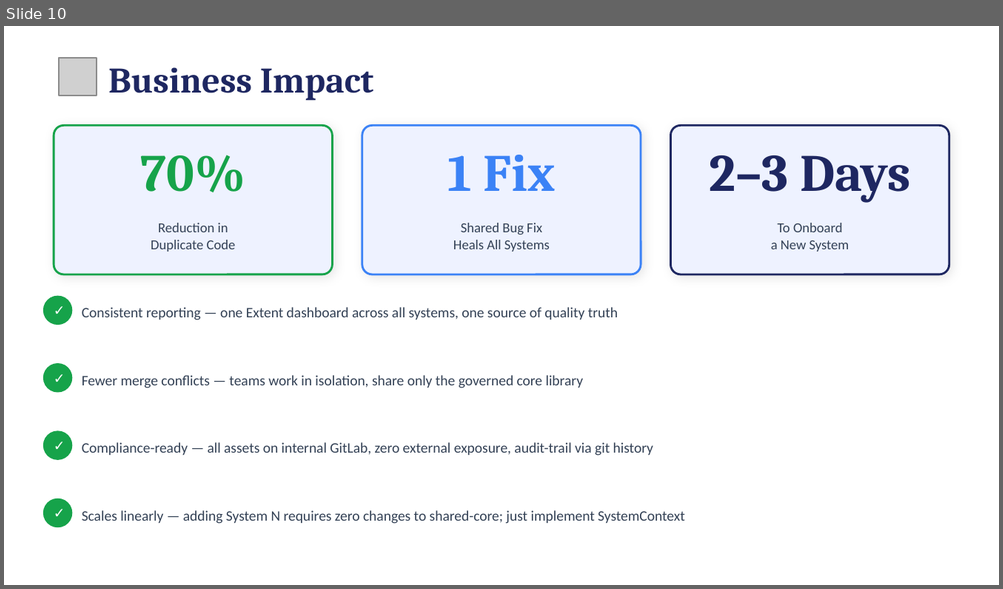
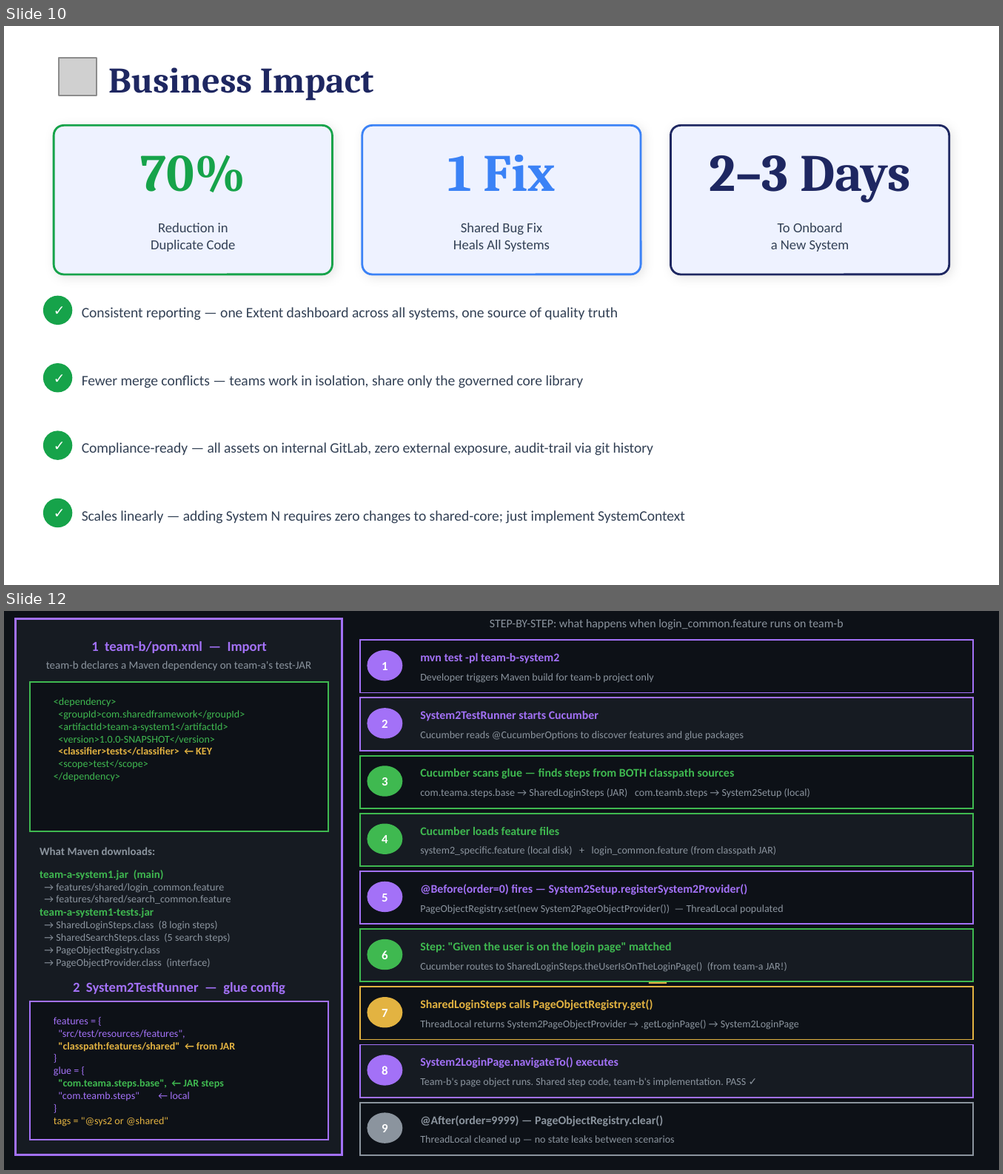
Before and after one commit to achaljoshi/shared-automation-repo, a slide deck: shared-automation-framework-presentation.pptx. Shown one above the other, each under a label of ours: slide 10 before the commit, slides 10 and 12 after it; the slides between them are not shown. The pictures are 1003x589 and 1003x1174 pixels, drawn with LibreOffice and Linux fonts; fonts in the diff are those of the drawing; grey boxes stand for pictures. Boxes give left, top, right and bottom in pixels: in the first picture for what was removed or moved away, otherwise in the second. Text is boxed around its words. In the diff, an @@ line names an element or a change of style, - is before the commit and + after.

```diff
--- a/shared-automation-framework-presentation.pptx
+++ b/shared-automation-framework-presentation.pptx
@@ slide 12 added at (x1=4, y1=611, x2=999, y2=1170), background #FFFFFF @@
@@ rectangle added at (x1=4, y1=611, x2=999, y2=1170), fill #0D1117 @@
@@ rectangle added at (x1=16, y1=619, x2=342, y2=1156), fill #161B22, outline #A371F7 1.5 pt @@
@@ text added at (x1=91, y1=641, x2=267, y2=653), 10 pt, text #A371F7, bold @@
+1 team-b/pom.xml — Import
@@ text added at (x1=46, y1=661, x2=311, y2=671), 8 pt, text #8B949E @@
+team-b declares a Maven dependency on team-a's test-JAR
@@ rectangle added at (x1=30, y1=683, x2=328, y2=832), fill #0D1117, outline #3FB950 1 pt @@
@@ text added at (x1=54, y1=698, x2=244, y2=781), 7.5 pt, text #3FB950 @@
+<dependency>
+<groupId>com.sharedframework</groupId>
+<artifactId>team-a-system1</artifactId>
+<version>1.0.0-SNAPSHOT</version>
+<classifier>tests</classifier> ← KEY
+<scope>test</scope>
+</dependency>
@@ text added at (x1=40, y1=847, x2=155, y2=855), 8 pt, text #8B949E, bold @@
+What Maven downloads:
@@ text added at (x1=40, y1=870, x2=230, y2=968), 7.5 pt, text #8B949E @@
+team-a-system1.jar (main)
+→ features/shared/login_common.feature
+→ features/shared/search_common.feature
+team-a-system1-tests.jar
+→ SharedLoginSteps.class (8 login steps)
+→ SharedSearchSteps.class (5 search steps)
+→ PageObjectRegistry.class
+→ PageObjectProvider.class (interface)
@@ text added at (x1=73, y1=982, x2=285, y2=994), 10 pt, text #A371F7, bold @@
+2 System2TestRunner — glue config
@@ rectangle added at (x1=649, y1=980, x2=666, y2=984), fill #E3B341 @@
@@ rectangle added at (x1=30, y1=1002, x2=328, y2=1140), fill #0D1117, outline #A371F7 1 pt @@
@@ text added at (x1=54, y1=1017, x2=236, y2=1127), 7.5 pt, text #A371F7 @@
+features = {
+"src/test/resources/features",
+"classpath:features/shared" ← from JAR
+}
+glue = {
+"com.teama.steps.base", ← JAR steps
+"com.teamb.steps" ← local
+}
+tags = "@sys2 or @shared"
@@ group added at (x1=360, y1=619, x2=973, y2=1156): 19 texts, 9 rectangles, 9 ellipses @@
+STEP-BY-STEP: what happens when login_common.feature runs on team-b
+1
+mvn test -pl team-b-system2
+Developer triggers Maven build for team-b project only
+2
+System2TestRunner starts Cucumber
+Cucumber reads @CucumberOptions to discover features and glue packages
+3
+Cucumber scans glue — finds steps from BOTH classpath sources
+com.teama.steps.base → SharedLoginSteps (JAR) com.teamb.steps → System2Setup (local)
+4
+Cucumber loads feature files
+system2_specific.feature (local disk) + login_common.feature (from classpath JAR)
+5
+@Before(order=0) fires — System2Setup.registerSystem2Provider()
+PageObjectRegistry.set(new System2PageObjectProvider()) — ThreadLocal populated
+6
+Step: "Given the user is on the login page" matched
+Cucumber routes to SharedLoginSteps.theUserIsOnTheLoginPage() (from team-a JAR!)
+7
+SharedLoginSteps calls PageObjectRegistry.get()
+ThreadLocal returns System2PageObjectProvider → .getLoginPage() → System2LoginPage
+8
+System2LoginPage.navigateTo() executes
+Team-b's page object runs. Shared step code, team-b's implementation. PASS ✓
+9
+@After(order=9999) — PageObjectRegistry.clear()
+ThreadLocal cleaned up — no state leaks between scenarios
```
Also in this commit, not shown: 3 slides changed, 2 other slides added, 1 slide removed.
